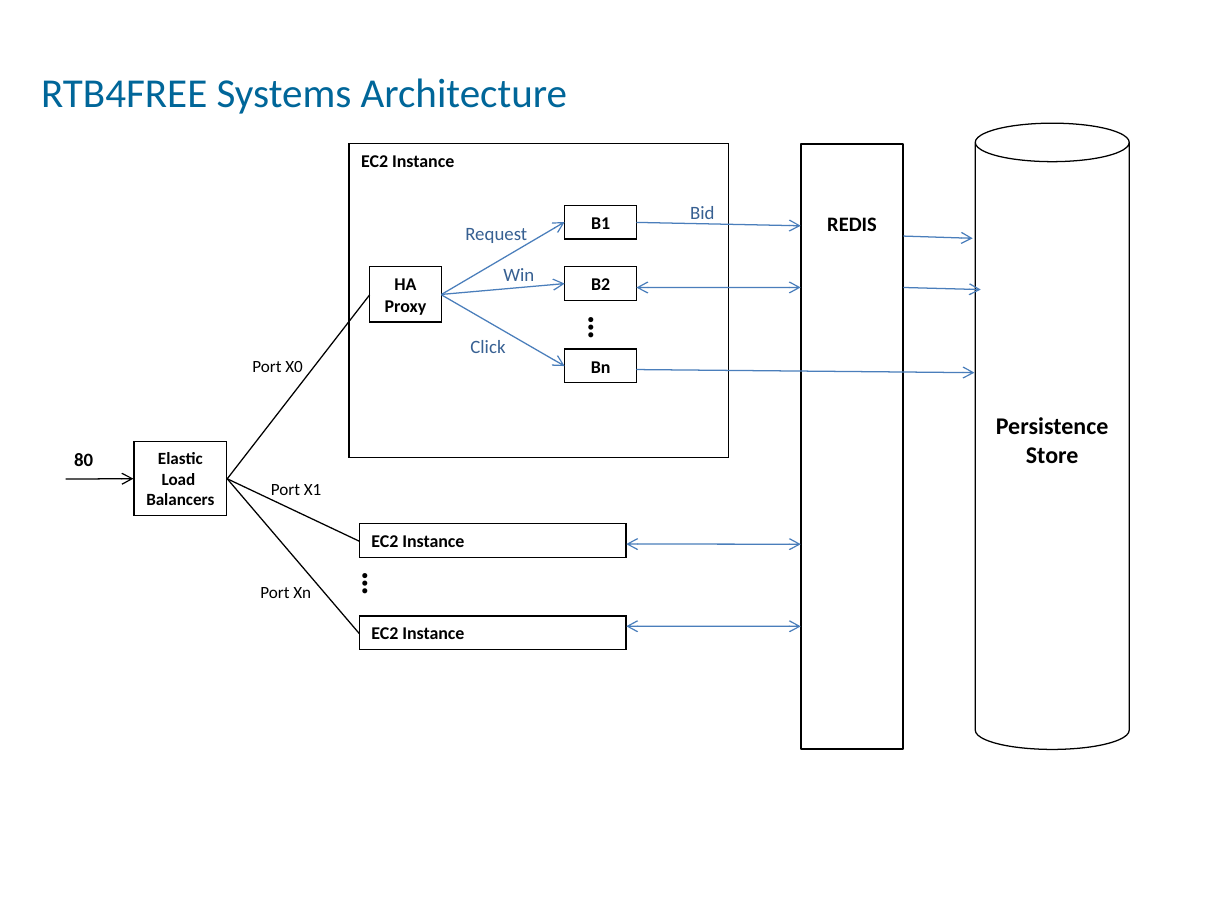
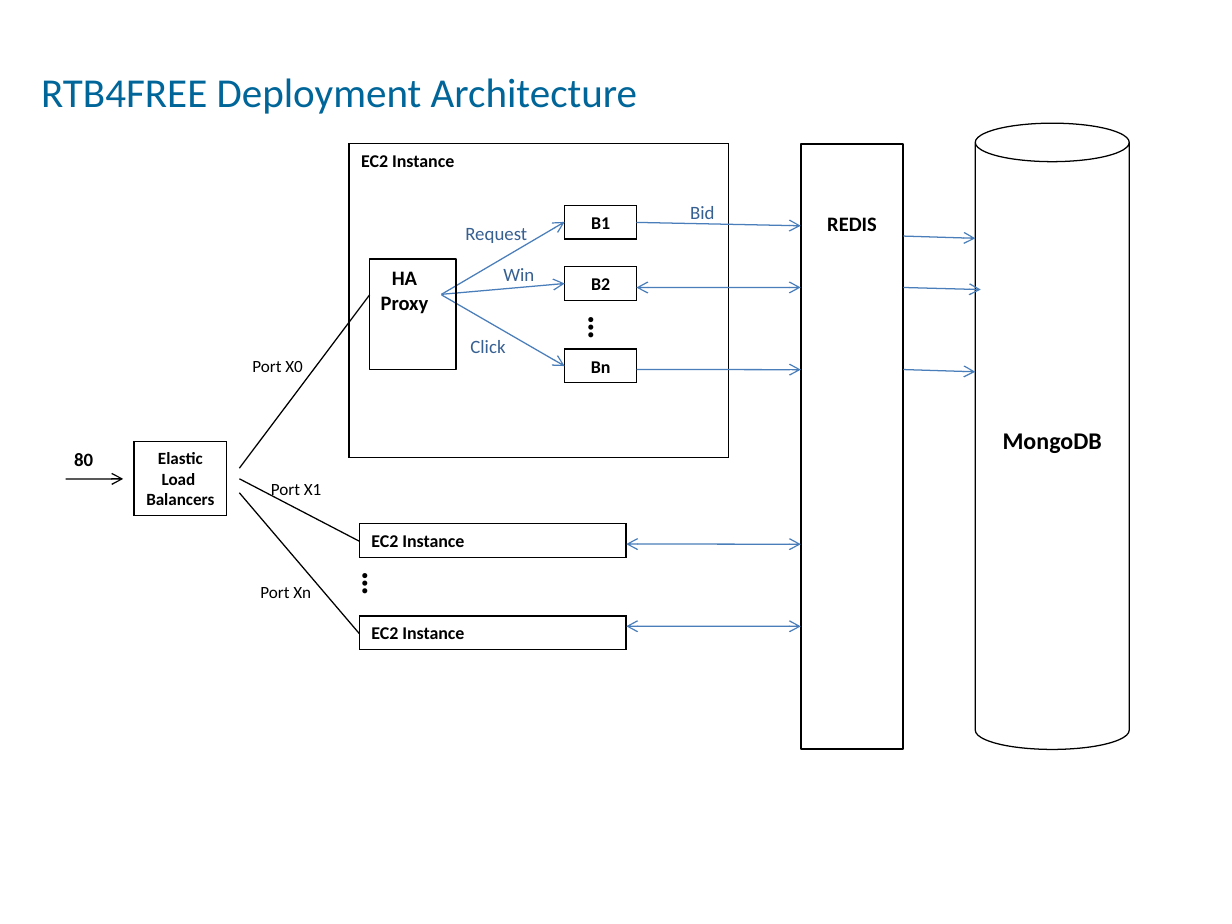
Before and after one commit to benmfaul/XRTB, a slide deck: slide 2 of www/arch/RTB_architecture_mod3.odp. Drawn at 1232x924 pixels with LibreOffice and Linux fonts; fonts in the diff are those of the drawing. Boxes give left, top, right and bottom in pixels: in the first picture for what was removed or moved away, otherwise in the second. Text is boxed around its words. In the diff, an @@ line names an element or a change of style, - is before the commit and + after.

```diff
--- a/www/arch/RTB_architecture_mod3.odp
+++ b/www/arch/RTB_architecture_mod3.odp
@@ text at (41, 78, 637, 114): text changed @@
-RTB4FREE Systems Architecture
+RTB4FREE Deployment Architecture
@@ text "HA": place and size @@
-text "HA" at (370, 267, 441, 323)
+text "HA" at (381, 271, 429, 314)
@@ text "HA" at (381, 271, 429, 314): size 10.5 to 12 pt; outline #000000 0.74 pt to none @@
@@ rectangle added at (370, 259, 456, 370), outline #000000 0.99 pt @@
@@ line moved from (227, 479) - (370, 294) to (239, 468) - (370, 294) @@
@@ arrow moved from (637, 370) - (975, 373) to (637, 370) - (801, 370) @@
@@ arrow added from (903, 370) to (976, 372), #4A7EBB 0.74 pt @@
@@ text in cylinder at (1003, 433, 1102, 453): text changed @@
-Persistence
-Store
+MongoDB
@@ arrow moved from (65, 479) - (133, 479) to (65, 479) - (123, 479) @@
@@ line moved from (227, 479) - (360, 541) to (239, 479) - (360, 541) @@
@@ line moved from (227, 479) - (360, 633) to (239, 493) - (360, 633) @@
```
Also in this commit, not shown: 3 other slides changed.
